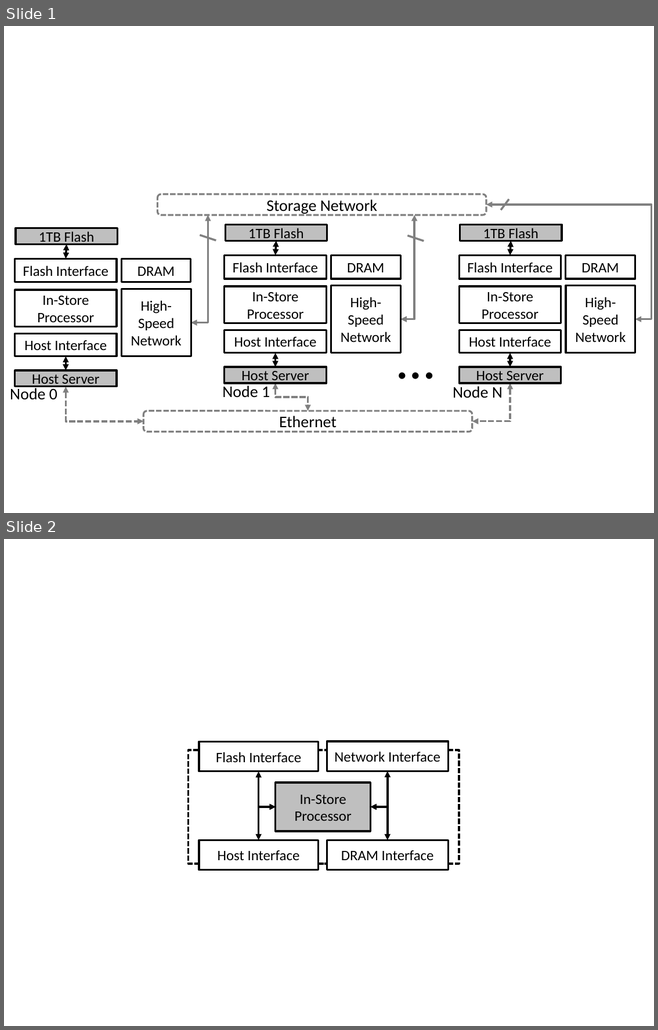
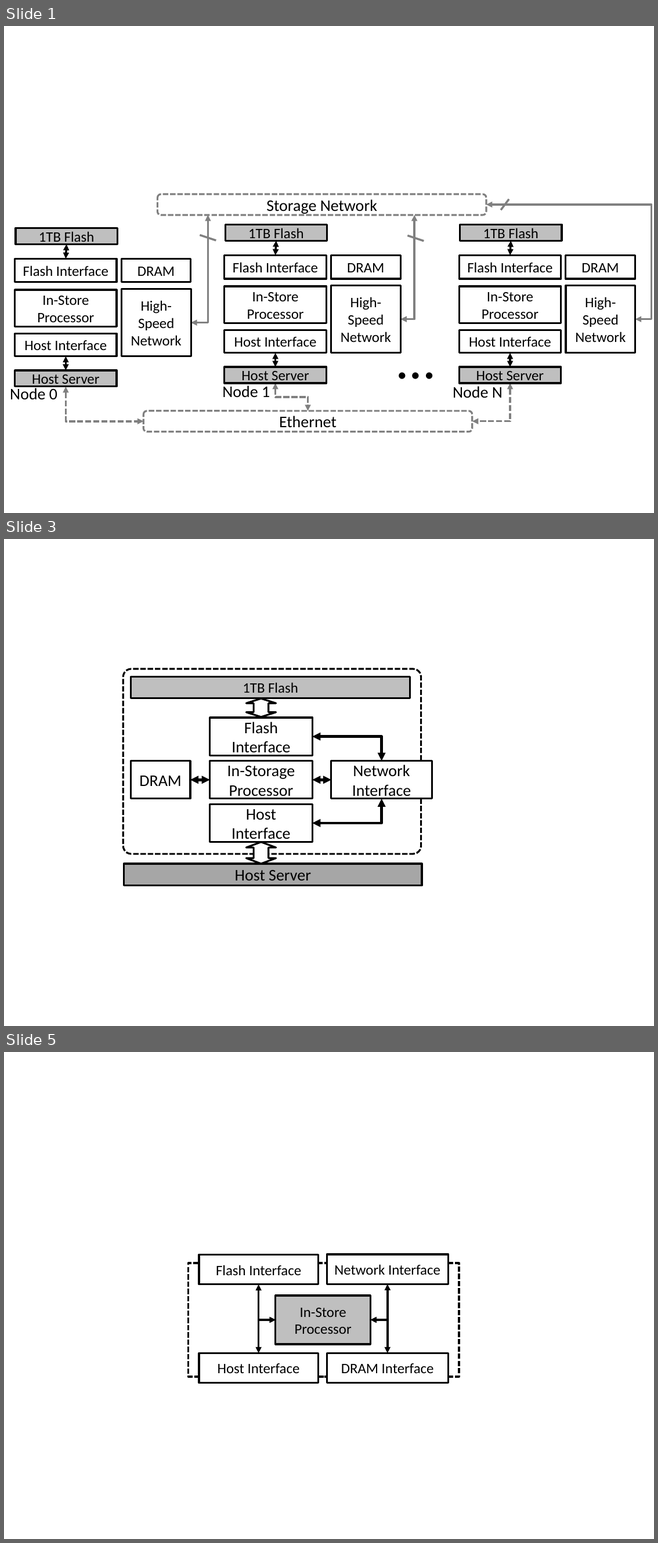
Before and after one commit to sangwoojun/bluedbm_connectald, a slide deck: papers/isca2015/figures/figures.pptx. Shown one above the other, each under a label of ours: slides 1 and 2 before the commit, slides 1, 3 and 5 after it; the slides between them are not shown. The pictures are 658x1030 and 658x1543 pixels, drawn with LibreOffice and Linux fonts; fonts in the diff are those of the drawing. Boxes give left, top, right and bottom in pixels: in the first picture for what was removed or moved away, otherwise in the second. Text is boxed around its words. In the diff, an @@ line names an element or a change of style, - is before the commit and + after.

```diff
--- a/papers/isca2015/figures/figures.pptx
+++ b/papers/isca2015/figures/figures.pptx
@@ slide 3 added at bbox=[4, 539, 654, 1026], background #FFFFFF @@
@@ rounded rectangle added at bbox=[123, 669, 420, 854], outline #000000 2 pt dashed @@
@@ rectangle added at bbox=[130, 676, 410, 698], fill #BFBFBF, outline #000000 2 pt, 16 pt, text #000000 @@
+1TB Flash
@@ up down arrow added at bbox=[246, 699, 276, 717], fill #FFFFFF, outline #000000 2 pt @@
@@ rectangle added at bbox=[210, 718, 313, 755], fill #FFFFFF, outline #000000 2 pt, 18 pt, text #000000 @@
+Flash Interface
@@ elbow double arrow added from (312, 736) to (382, 761), #000000 3 pt @@
@@ rectangle added at bbox=[130, 761, 190, 799], fill #FFFFFF, outline #000000 2 pt, 18 pt, text #000000 @@
+DRAM
@@ rectangle added at bbox=[210, 761, 313, 799], fill #FFFFFF, outline #000000 2 pt, 18 pt, text #000000 @@
+In-Storage Processor
@@ rectangle added at bbox=[331, 761, 432, 799], fill #FFFFFF, outline #000000 2 pt, 18 pt, text #000000 @@
+Network
+Interface
@@ double arrow added from (210, 780) to (190, 780), #000000 3 pt @@
@@ double arrow added from (331, 780) to (312, 780), #000000 3 pt @@
@@ elbow double arrow added from (312, 824) to (382, 799), #000000 3 pt @@
@@ rectangle added at bbox=[210, 804, 313, 842], fill #FFFFFF, outline #000000 2 pt, 18 pt, text #000000 @@
+Host Interface
@@ up down arrow added at bbox=[246, 842, 276, 864], fill #FFFFFF, outline #000000 2 pt @@
@@ rectangle added at bbox=[124, 864, 422, 885], fill #A6A6A6, outline #000000 2 pt, 18 pt, text #000000 @@
+Host Server
@@ what was slide 2 is now slide 5 @@
```
Also in this commit, not shown: 3 slides changed, 7 other slides added, 22 other files.
